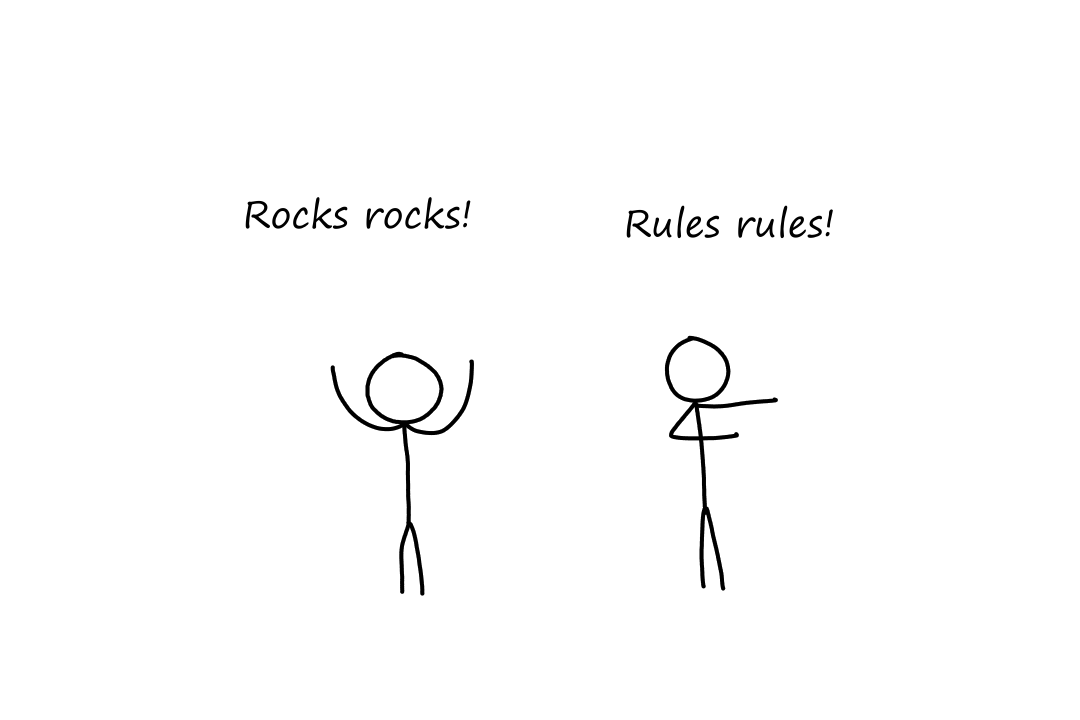
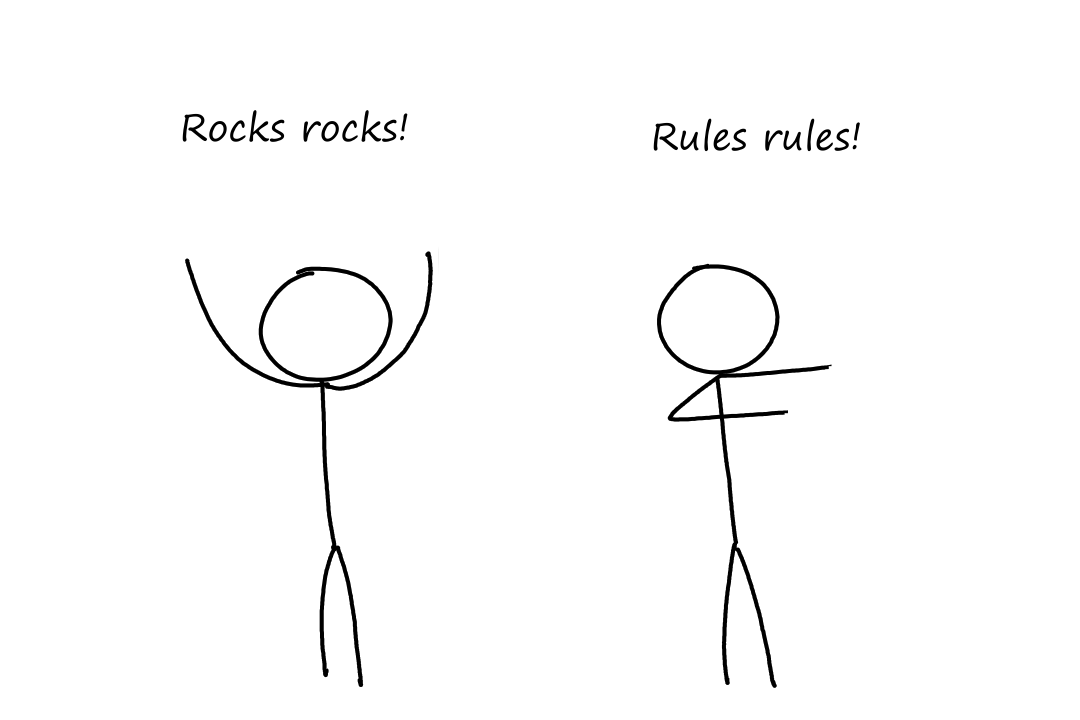
The second (1080, 720) image is a revision of the first. Changes to its layers:
painted on "Person 2" over (626, 118, 860, 688)
painted on "Person 1" over (182, 110, 670, 687)
